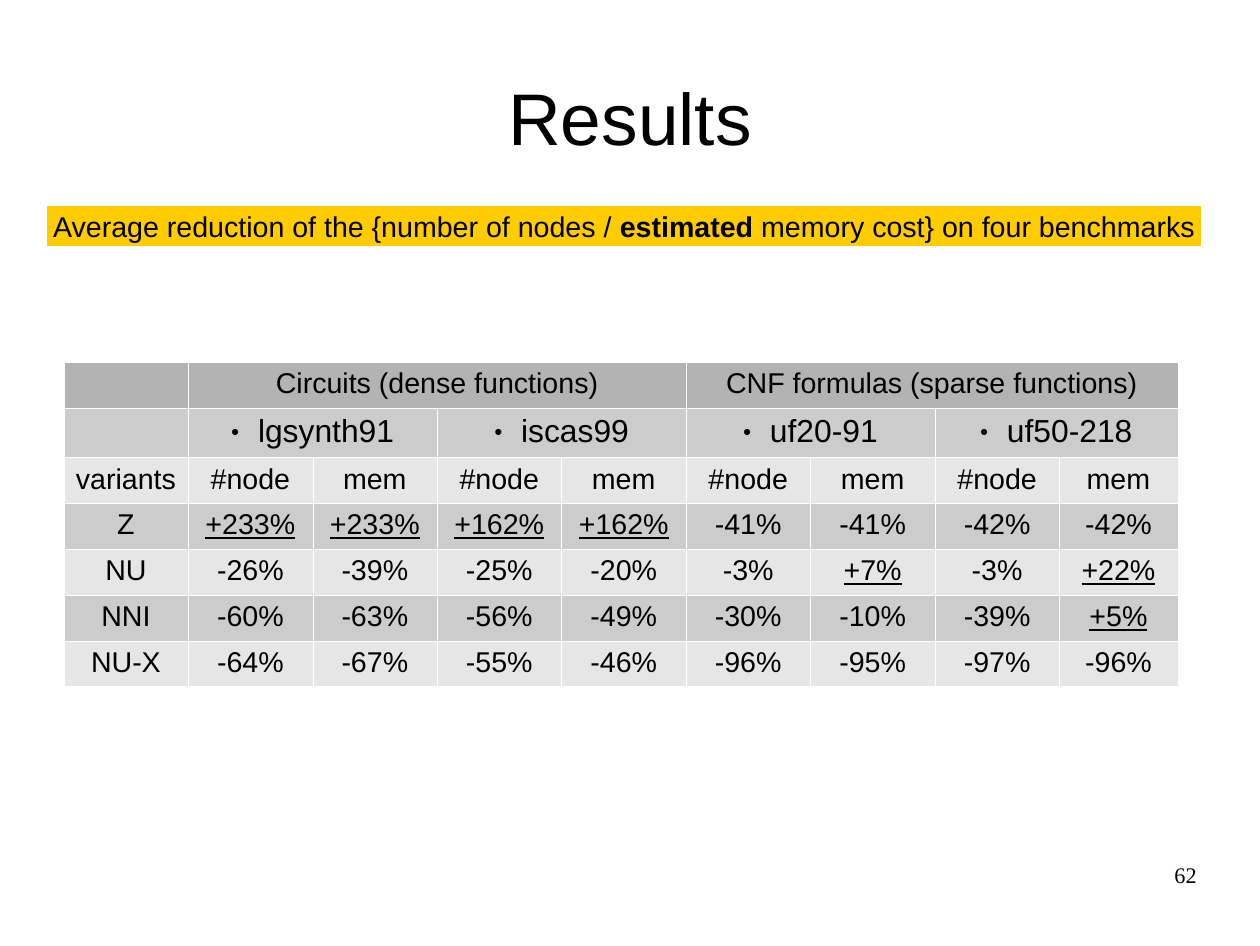
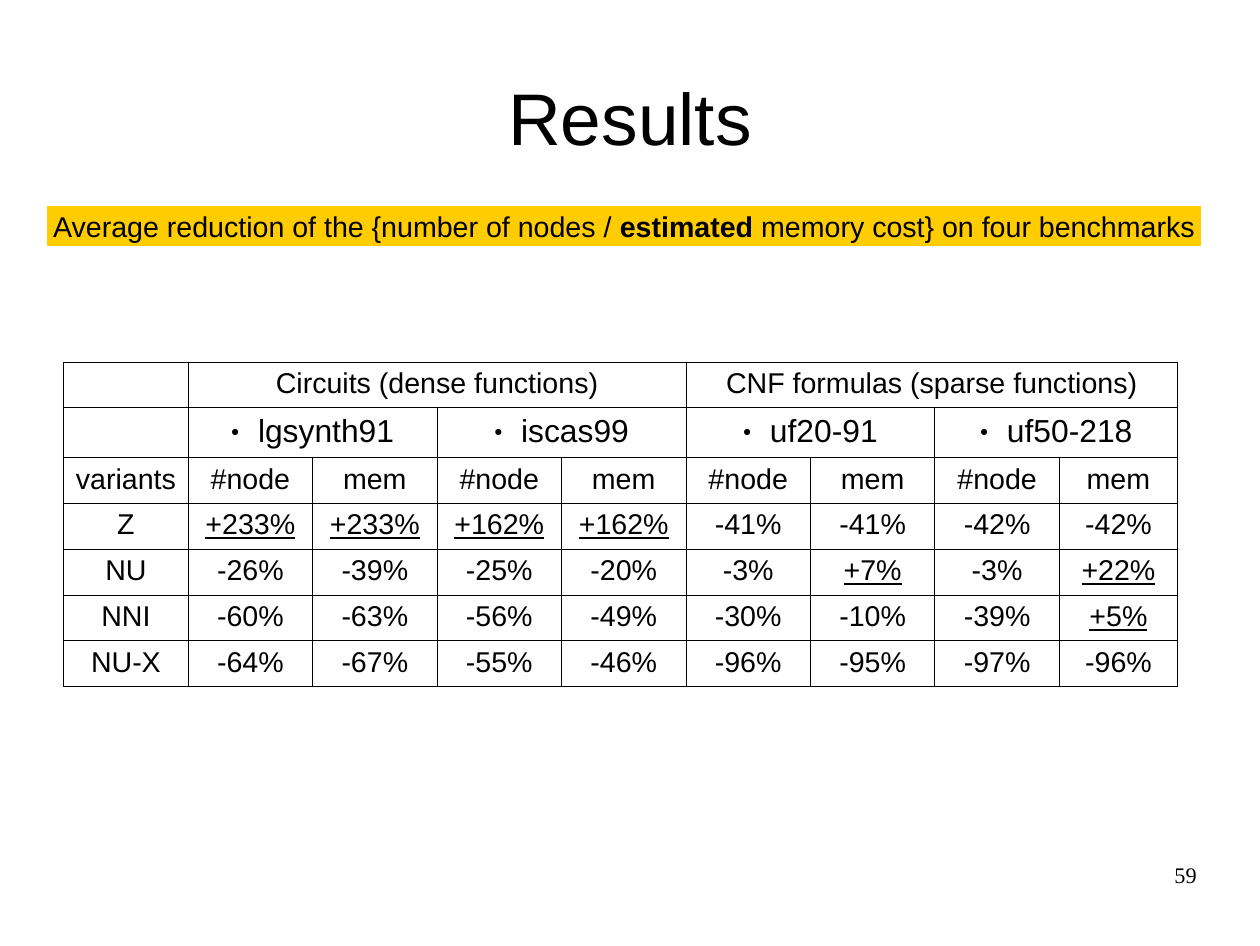
Before and after one commit to FenouilletLucas/DAGaml, a slide deck: slide 59 of doc/2017-06-19-odp/final.odp (slide 62 before the commit). Drawn at 1260x946 pixels with LibreOffice and Linux fonts; fonts in the diff are those of the drawing. Boxes give left, top, right and bottom in pixels: in the first picture for what was removed or moved away, otherwise in the second. Text is boxed around its words. In the diff, an @@ line names an element or a change of style, - is before the commit and + after.

```diff
--- a/doc/2017-06-19-odp/final.odp
+++ b/doc/2017-06-19-odp/final.odp
@@ table at [64,362,1179,677] @@
@@ fill #B3B3B3 to none in 2 cells @@
@@ fill #CCCCCC to none in 22 cells @@
@@ fill #E6E6E6 to none in 27 cells @@
@@ borders changed @@
@@ page number at [1174,868,1196,884]: text changed @@
-62
+59
```
Also in this commit, not shown: 21 other slides changed, 1 slide added, 6 slides removed, 3 other files.
